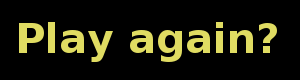
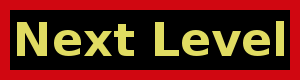
Layer changes from the first w=300, h=80 image to the second:
renamed "Play again?" to "Next Level", painted on it over (17, 21, 284, 62)
painted on "switch.png" over (0, 0, 300, 80)
